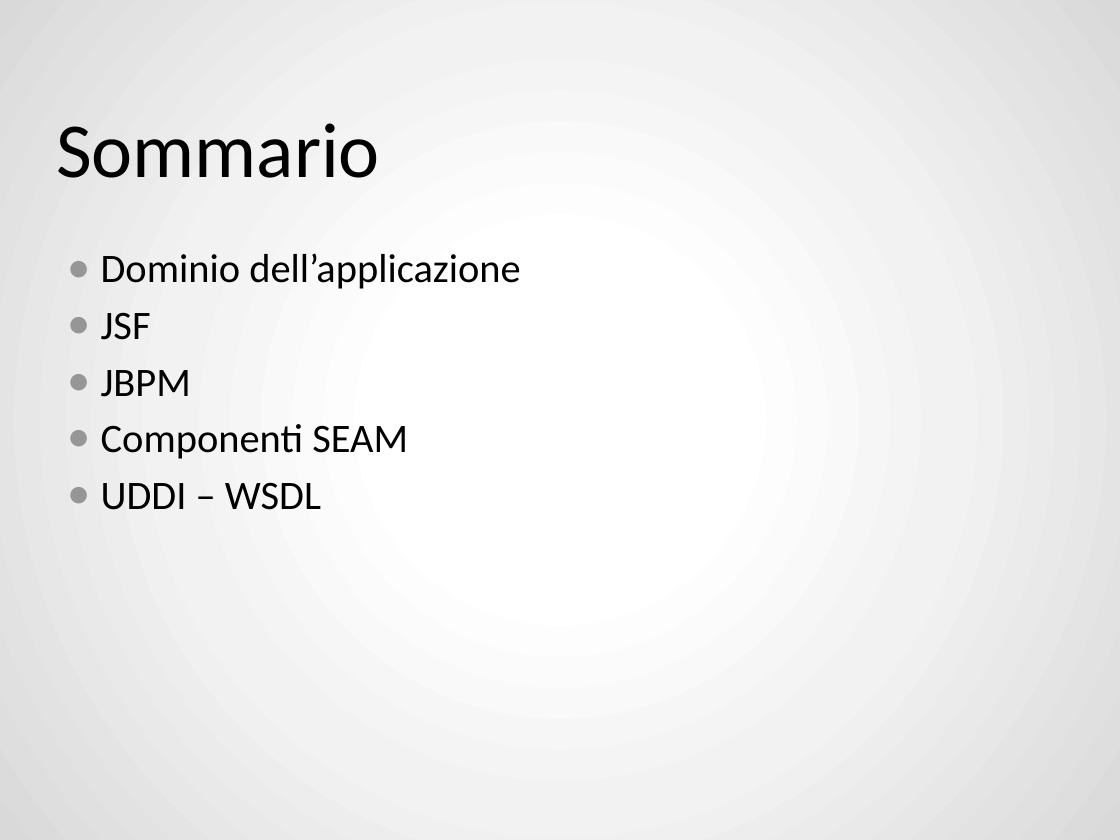
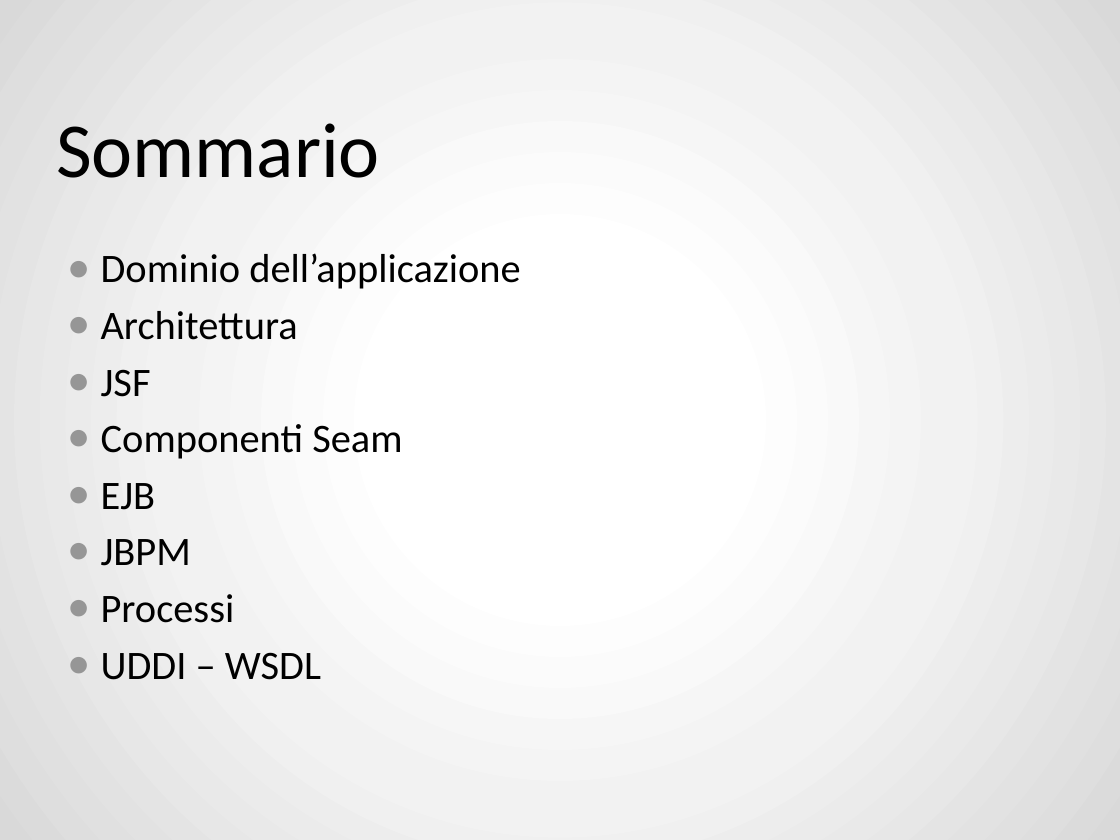
Before and after one commit to ZhangUranus/amicidelgas, a slide deck: slide 2 of SeamAmiciDelGas/risorse_gassose/presentazione_demo/SeamAmiciDelGas - finale.pptx. Drawn at 1120x840 pixels with LibreOffice and Linux fonts; fonts in the diff are those of the drawing; background and template pictures are left out. Boxes give left, top, right and bottom in pixels: in the first picture for what was removed or moved away, otherwise in the second. Text is boxed around its words. In the diff, an @@ line names an element or a change of style, - is before the commit and + after.

```diff
--- a/SeamAmiciDelGas/risorse_gassose/presentazione_demo/SeamAmiciDelGas - finale.pptx
+++ b/SeamAmiciDelGas/risorse_gassose/presentazione_demo/SeamAmiciDelGas - finale.pptx
@@ text at <box>101,311,298,340</box>: paragraph added @@
+● Architettura
@@ text at <box>101,424,402,510</box>: paragraphs added @@
+● Componenti Seam
+● EJB
@@ text at <box>101,594,235,623</box>: text changed @@
-● Componenti SEAM
+● Processi
```
Also in this commit, not shown: 25 other slides changed, 12 slides added, 4 slides removed.
